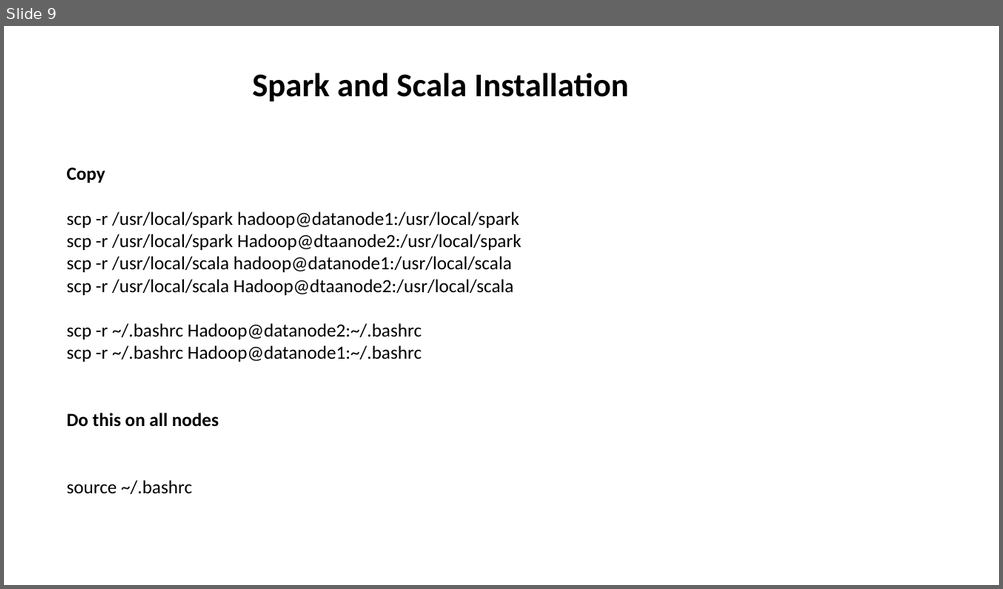
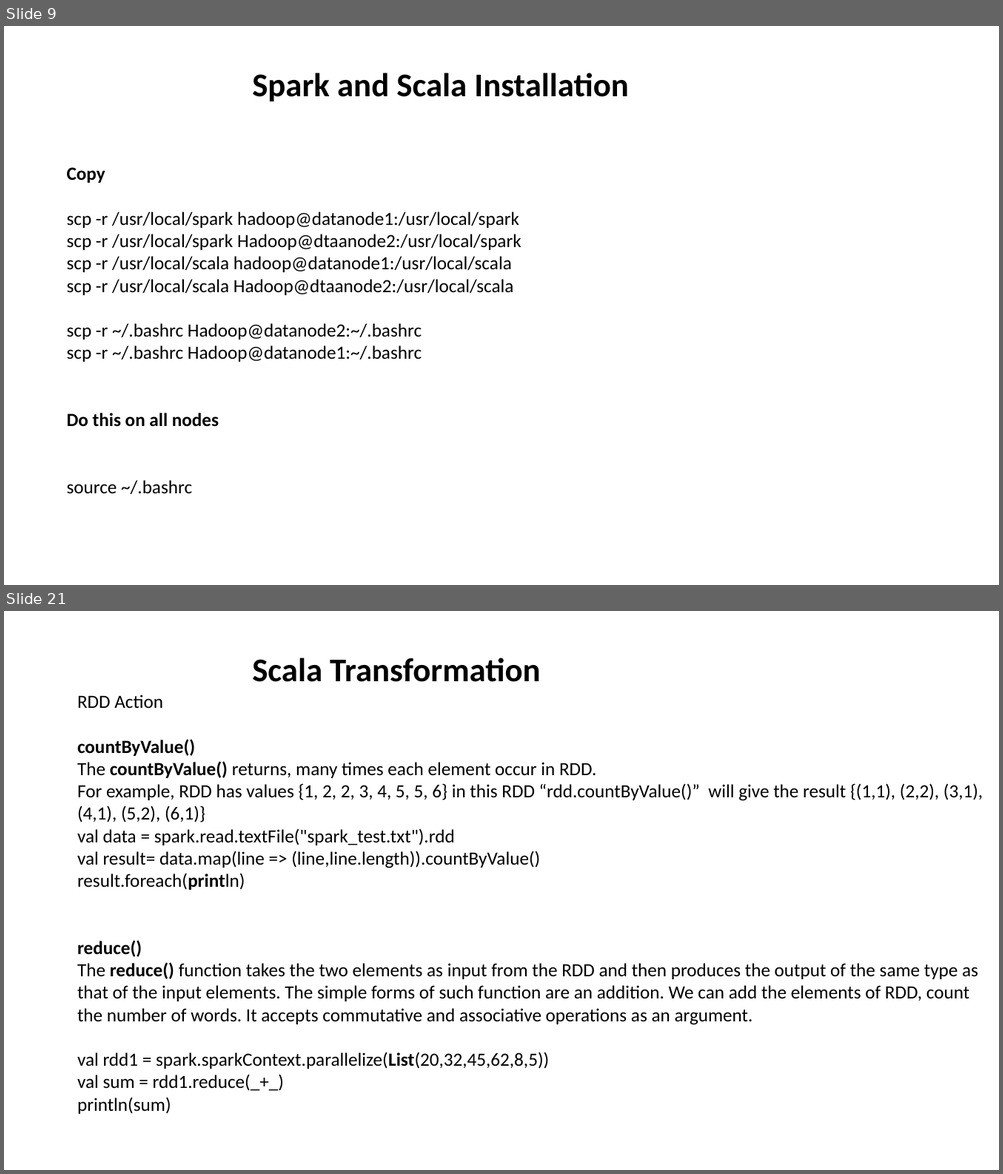
Before and after one commit to aashmishra/Bigdata_ppt, a slide deck: sparkscala.pptx. Shown one above the other, each under a label of ours: slide 9 before the commit, slides 9 and 21 after it; the slides between them are not shown. The pictures are 1003x589 and 1003x1174 pixels, drawn with LibreOffice and Linux fonts; fonts in the diff are those of the drawing. Boxes give left, top, right and bottom in pixels: in the first picture for what was removed or moved away, otherwise in the second. Text is boxed around its words. In the diff, an @@ line names an element or a change of style, - is before the commit and + after.

```diff
--- a/sparkscala.pptx
+++ b/sparkscala.pptx
@@ slide 21 added at bbox=[4, 611, 999, 1170], background #FFFFFF @@
@@ text added at bbox=[252, 658, 540, 682], 32 pt, text #000000, bold @@
+Scala Transformation
@@ text added at bbox=[77, 695, 982, 1114], 18 pt, text #000000 @@
+RDD Action
+countByValue()
+The countByValue() returns, many times each element occur in RDD.
+For example, RDD has values {1, 2, 2, 3, 4, 5, 5, 6} in this RDD “rdd.countByValue()” will give the result {(1,1), (2,2), (3,1), (4,1), (5,2), (6,1)}
+val data = spark.read.textFile("spark_test.txt").rdd
+val result= data.map(line => (line,line.length)).countByValue()
+result.foreach(println)
+reduce()
+The reduce() function takes the two elements as input from the RDD and then produces the output of the same type as that of the input elements. The simple forms of such function are an addition. We can add the elements of RDD, count the number of words. It accepts commutative and associative operations as an argument.
+val rdd1 = spark.sparkContext.parallelize(List(20,32,45,62,8,5))
+val sum = rdd1.reduce(_+_)
+println(sum)
```
Also in this commit, not shown: 12 other slides added, 1 slide removed.
